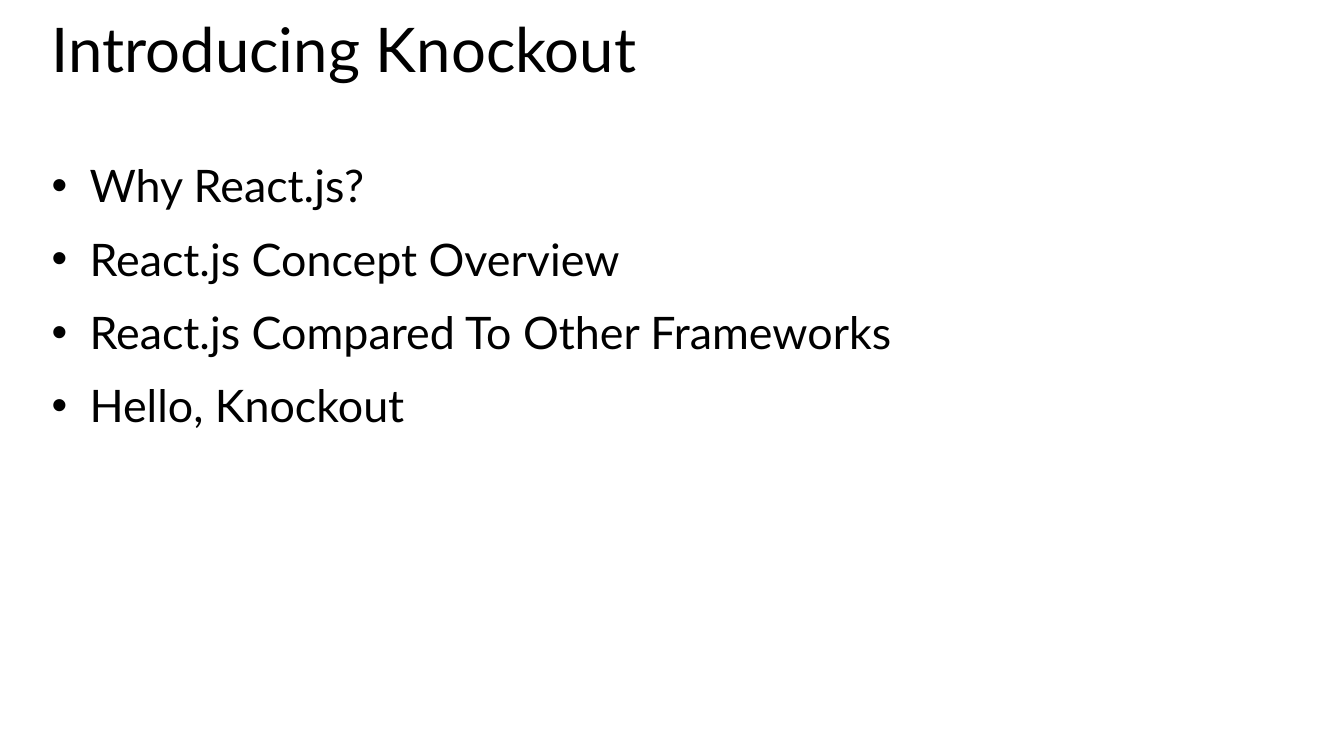
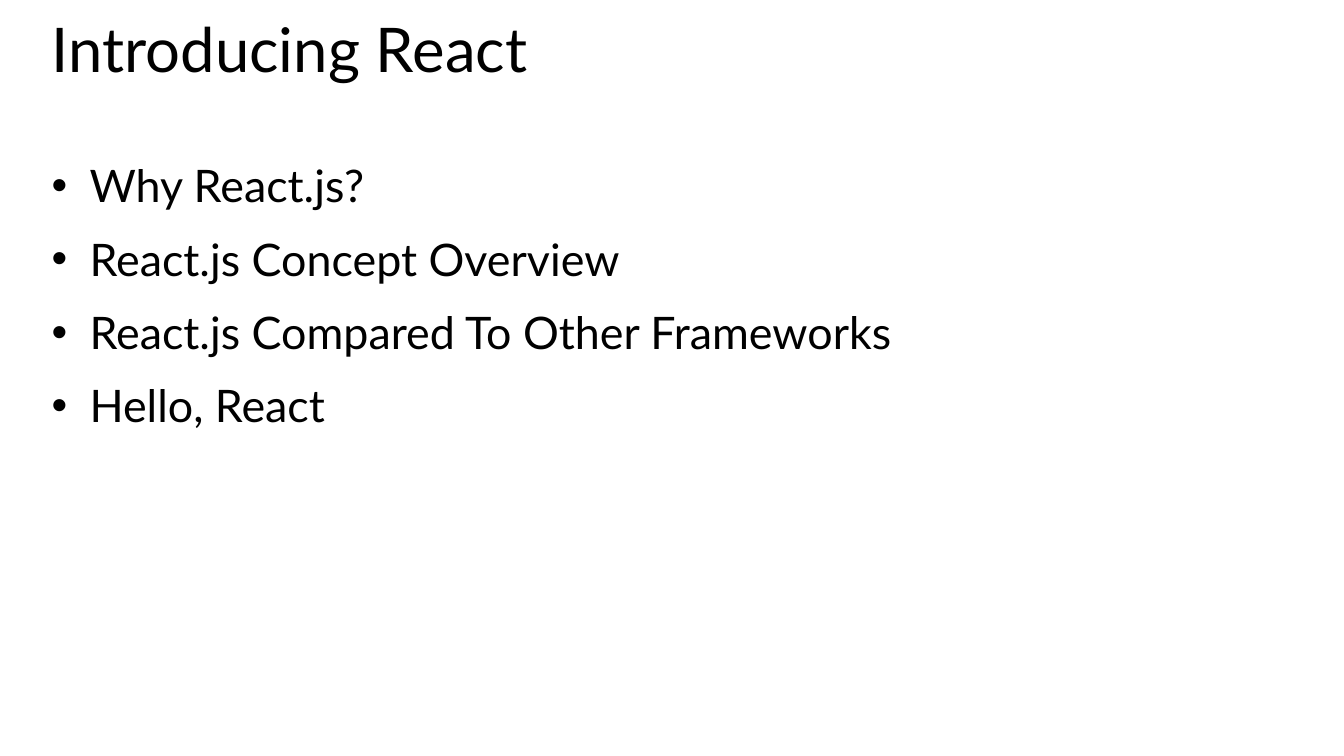
Before and after one commit to MicrosoftLearning/ReactJS, a slide deck: slide 8 of Slides/1 - Introducing React.pptx. Drawn at 1344x756 pixels with LibreOffice and Linux fonts; fonts in the diff are those of the drawing. Boxes give left, top, right and bottom in pixels: in the first picture for what was removed or moved away, otherwise in the second. Text is boxed around its words. In the diff, an @@ line names an element or a change of style, - is before the commit and + after.

```diff
--- a/Slides/1 - Introducing React.pptx
+++ b/Slides/1 - Introducing React.pptx
@@ title at box(52, 26, 527, 84): text changed @@
-Introducing Knockout
+Introducing React
@@ text at box(90, 389, 325, 428): text changed @@
-• Hello, Knockout
+• Hello, React
```
Also in this commit, not shown: 2 other slides changed, 1 other file.
